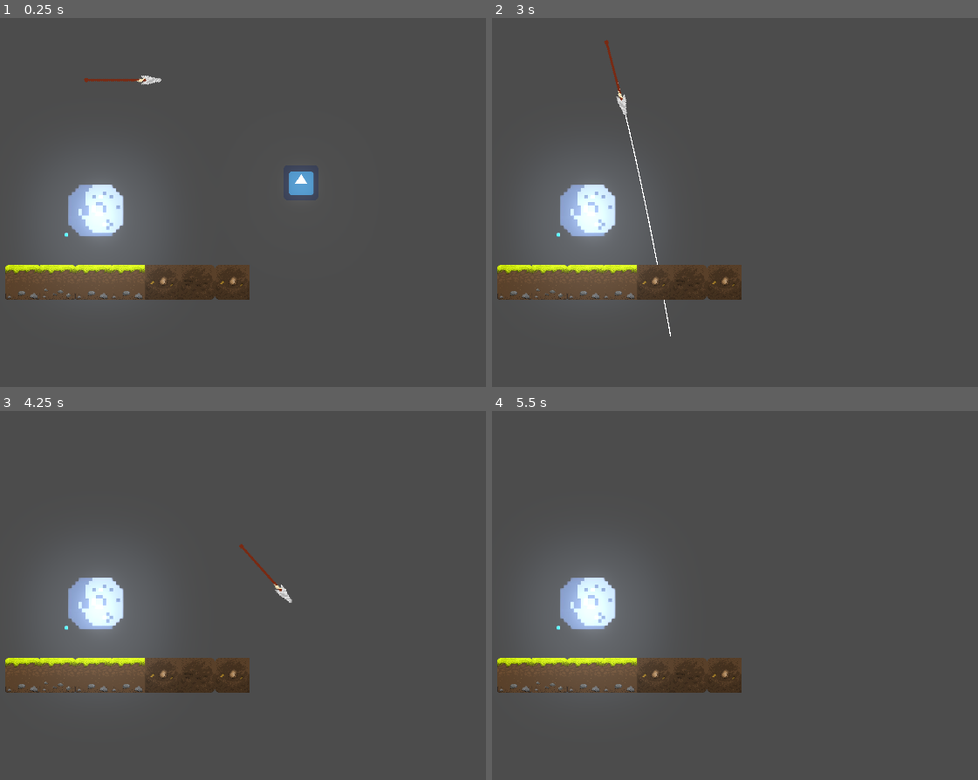
Above: before the commit, frames 1-4 (two rows, left to right).
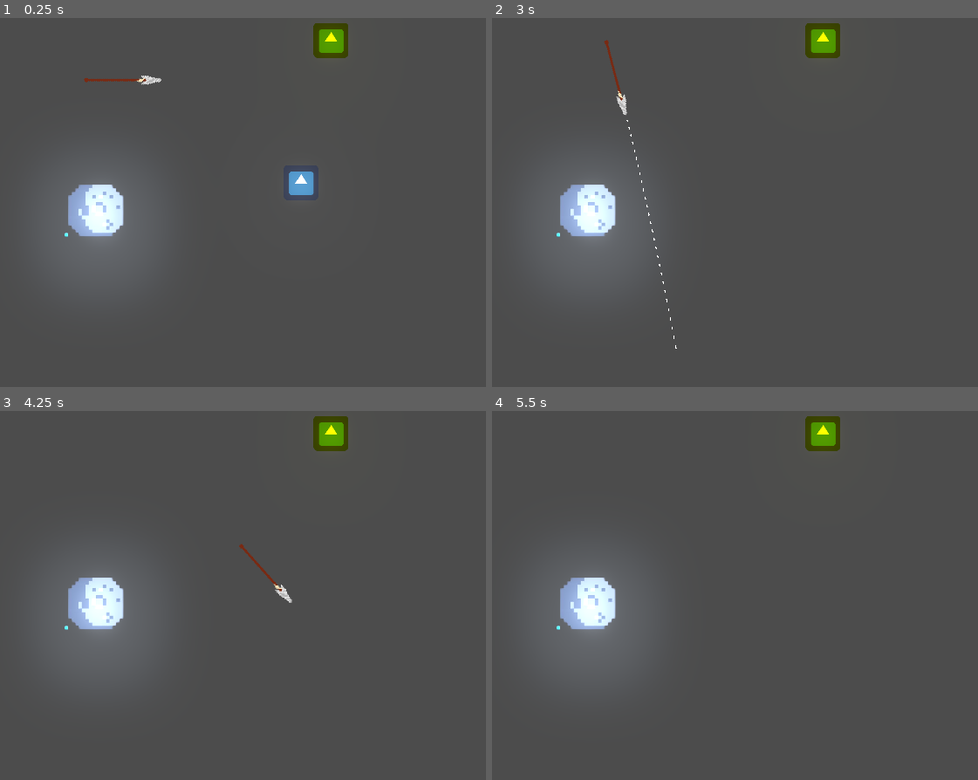
Above: after the commit, the same moments.

Repository: gjpp-go-dot/naia-game
Game: Godot game, scene res://scenes/Workspace.tscn
Same seed, same stepped clock (60 frames per second), same inputs: the game is played once before the commit and once after it. This scene is started directly instead of the project's main scene. The engine's default icon, where the game draws it, is replaced by a stand-in: a white triangle on a blue panel in a dark square.
Inputs (mouse positions are in pixels of both pictures, inside the frame that each line leads up to):
- Up to frame 1 (0.25 s): no input
- Up to frame 2 (3 s): tap Enter (ui_accept) at 0.5, 0.77, 0.8, 1.07, 1.35, 1.52, 1.82, 2.3, 2.75 s; move the mouse to (856, 169) at 0.52 s; hold Right (ui_right) 0.53-2.03 s; tap Space (attack_melee) at 0.6, 1.55, 2.1 s; move the mouse to (560, 209) at 1.27 s; move the mouse to (769, 102) at 2.02 s; hold Left (ui_left) 2.03-2.78 s; move the mouse to (666, 268) at 2.77 s; hold Right (ui_right) from 2.78 s (still down); right-click (666, 268) at 2.85 s
- Up to frame 3 (4.25 s): keep holding Right (ui_right); tap Enter (ui_accept) at 3.02, 3.32, 3.77, 3.8, 4.07 s; tap Space (attack_melee) at 3.05 s; move the mouse to (417, 643) at 3.52 s; click (417, 643) at 3.6 s
- Up to frame 4 (5.5 s): move the mouse to (492, 525) at 4.27 s; release Right (ui_right) at 4.28 s; hold Left (ui_left) 4.28-5.03 s; tap Space (attack_melee) at 4.35 s; tap Enter (ui_accept) at 4.52, 4.82, 5.1 s; move the mouse to (735, 584) at 5.02 s; hold Right (ui_right) from 5.03 s (still down)

The runs differ from the first frame. In frame 1, 5.3% of the frame differs, in the area x 1-72%, y 1-77%; in frame 2, 5.5%, in the area x 1-72%, y 1-90%; in frame 3, 5.3%; in frame 4, 5.3%.
Error before the commit: Invalid call. Nonexistent function 'hit (via call)' in base 'RigidBody2D (Spear.gd)'. (res://src/objects/Spear.gd:102)
Error after the commit: Invalid call. Nonexistent function 'hit (via call)' in base 'RigidBody2D (Spear.gd)'. (res://src/objects/Spear.gd:103)

Commit message:
Criado bloco com interação de 'grudar' com o lançamento da lança

Diff:
--- a/scenes/Workspace.tscn
+++ b/scenes/Workspace.tscn
@@ -4,7 +4,7 @@
 [ext_resource path="res://scenes/traits/ThrowObject.tscn" type="PackedScene" id=2]
 [ext_resource path="res://scenes/objects/Spear.tscn" type="PackedScene" id=3]
 [ext_resource path="res://scenes/objects/MoonPeace.tscn" type="PackedScene" id=4]
-[ext_resource path="res://assets/grass4.png" type="Texture" id=5]
+[ext_resource path="res://scenes/blocos/StaticStickyBlock.tscn" type="PackedScene" id=5]
 [ext_resource path="res://scenes/traits/AttackWithObject.tscn" type="PackedScene" id=6]
 
 [sub_resource type="Environment" id=1]
@@ -29,13 +29,12 @@
 position = Vector2( 710, 355 )
 attackObjectScene = ExtResource( 3 )
 
-[node name="Grass4" type="Sprite" parent="."]
-position = Vector2( 490, 528 )
-texture = ExtResource( 5 )
-
 [node name="Sprite" parent="." instance=ExtResource( 4 )]
 modulate = Color( 1.3, 1.3, 1.3, 1 )
 position = Vector2( 428, 406 )
 
 [node name="WorldEnvironment" type="WorldEnvironment" parent="."]
 environment = SubResource( 1 )
+
+[node name="StaticStickyBlock" parent="." instance=ExtResource( 5 )]
+position = Vector2( 814, 37 )
--- a/scenes/blocos/bloco_estatico.tscn
+++ b/scenes/blocos/StaticStickyBlock.tscn
@@ -5,8 +5,8 @@
 [sub_resource type="RectangleShape2D" id=1]
 extents = Vector2( 32, 32 )
 
-[node name="bloco_estatico" type="StaticBody2D"]
-modulate = Color( 0.662745, 0, 1, 1 )
+[node name="StaticStickyBlock" type="StaticBody2D"]
+modulate = Color( 0.968627, 1, 0, 1 )
 collision_layer = 4
 
 [node name="Icon" type="Sprite" parent="."]
--- a/scenes/objects/Spear.tscn
+++ b/scenes/objects/Spear.tscn
@@ -9,6 +9,9 @@
 
 [sub_resource type="ShaderMaterial" id=2]
 shader = ExtResource( 2 )
+
+[sub_resource type="RectangleShape2D" id=3]
+extents = Vector2( 19, 8 )
 
 [node name="Spear" type="RigidBody2D"]
 mass = 0.816326
@@ -33,9 +36,8 @@
 [node name="Area2D" type="Area2D" parent="."]
 
 [node name="CollisionShape2D" type="CollisionShape2D" parent="Area2D"]
-position = Vector2( -3.5, -5.42999e-06 )
-rotation = 1.5708
-scale = Vector2( 2, 2 )
-shape = SubResource( 1 )
+position = Vector2( 49, 0 )
+shape = SubResource( 3 )
 
+[connection signal="body_entered" from="." to="." method="_on_Spear_body_entered"]
 [connection signal="body_shape_entered" from="Area2D" to="." method="_on_Area2D_body_shape_entered"]
--- a/src/objects/Spear.gd
+++ b/src/objects/Spear.gd
@@ -9,6 +9,7 @@
 
 var speed = 0.0 setget setSpeed, getSpeed
 var damage = 50
+var sticked = false
 
 func setSpeed(newSpeed):
 	speed = newSpeed
@@ -37,13 +38,13 @@
 	var pos = position
 
 	var velocity = calculate_speed() * (1 - ((weight * mass) * nibWeight))
-	var num_points = 10
+	var num_points = 100
 	var gravity_weight = (weight * mass)
 	var step = 2.0 / num_points
 
 	for _i in range(num_points):
-		var new_pos = pos + velocity * step + Vector2(0, weight) * gravity_weight * step * step
-		var new_velocity = velocity + Vector2(0, weight) * gravity_weight * step
+		var new_pos = pos + velocity * step + Vector2(0, (weight * mass) - (nibWeight * ((weight * mass)))) * gravity_weight * step * step
+		var new_velocity = velocity + Vector2(0, (weight * mass) - (nibWeight * ((weight * mass)))) * gravity_weight * step
 		lines_to_draw.append([pos, new_pos])
 		pos = new_pos
 		velocity = new_velocity
@@ -77,7 +78,7 @@
 	attacking = false
 
 func attack(attackType, direction, selfDestroy = false):
-	if launched or attacking:
+	if launched or attacking or sticked:
 		return
 	attacking = true
 	collision_mask = 0
@@ -97,6 +98,12 @@
 			__stab(direction, selfDestroy)
 
 
-func _on_Area2D_body_shape_entered(body_rid:RID, body:Node, body_shape_index:int, local_shape_index:int):
+func _on_Area2D_body_shape_entered(_body_rid: RID, body: Node, _body_shape_index: int, _local_shape_index: int):
 	if attacking:
 		body.call("hit", self)
+
+	if launched:
+		if body.name == "StaticStickyBlock":
+			set_freeze(true)
+			sleeping = true
+			sticked = true
--- a/src/traits/ThrowObject.gd
+++ b/src/traits/ThrowObject.gd
@@ -17,7 +17,7 @@
 		var lines = throwObject.get_prediction_line()
 
 		if lines.size() > 0:
-			for i in range(lines.size() - 1):
+			for i in range(5, lines.size() - 1, 3):
 				draw_line(lines[i][0], lines[i][1], Color(1, 1, 1, 1), 2)
 
 func _process(_delta):
Not shown: 1 places in scenes/objects/Spear.tscn that only renumber resources
